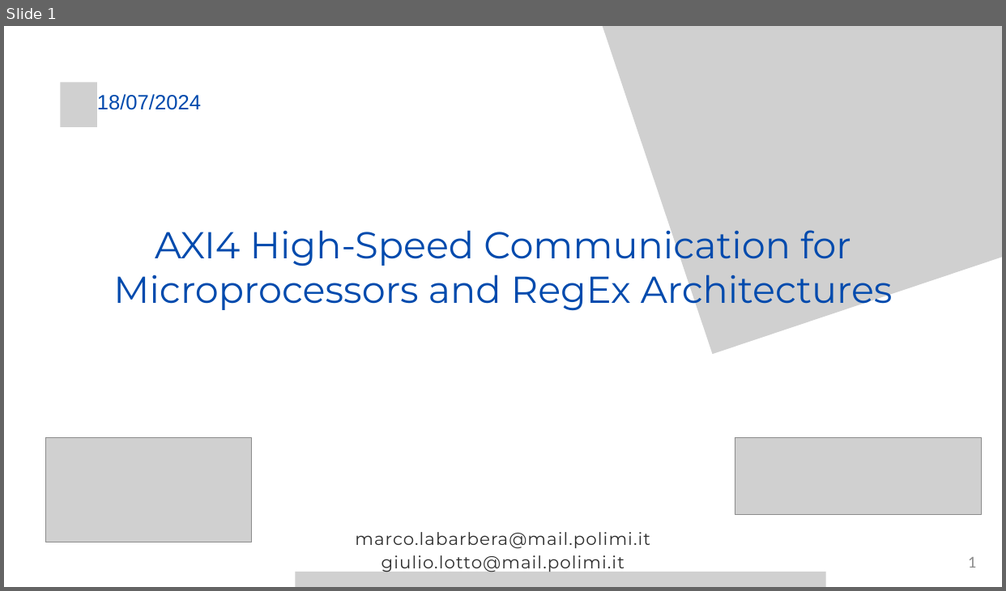
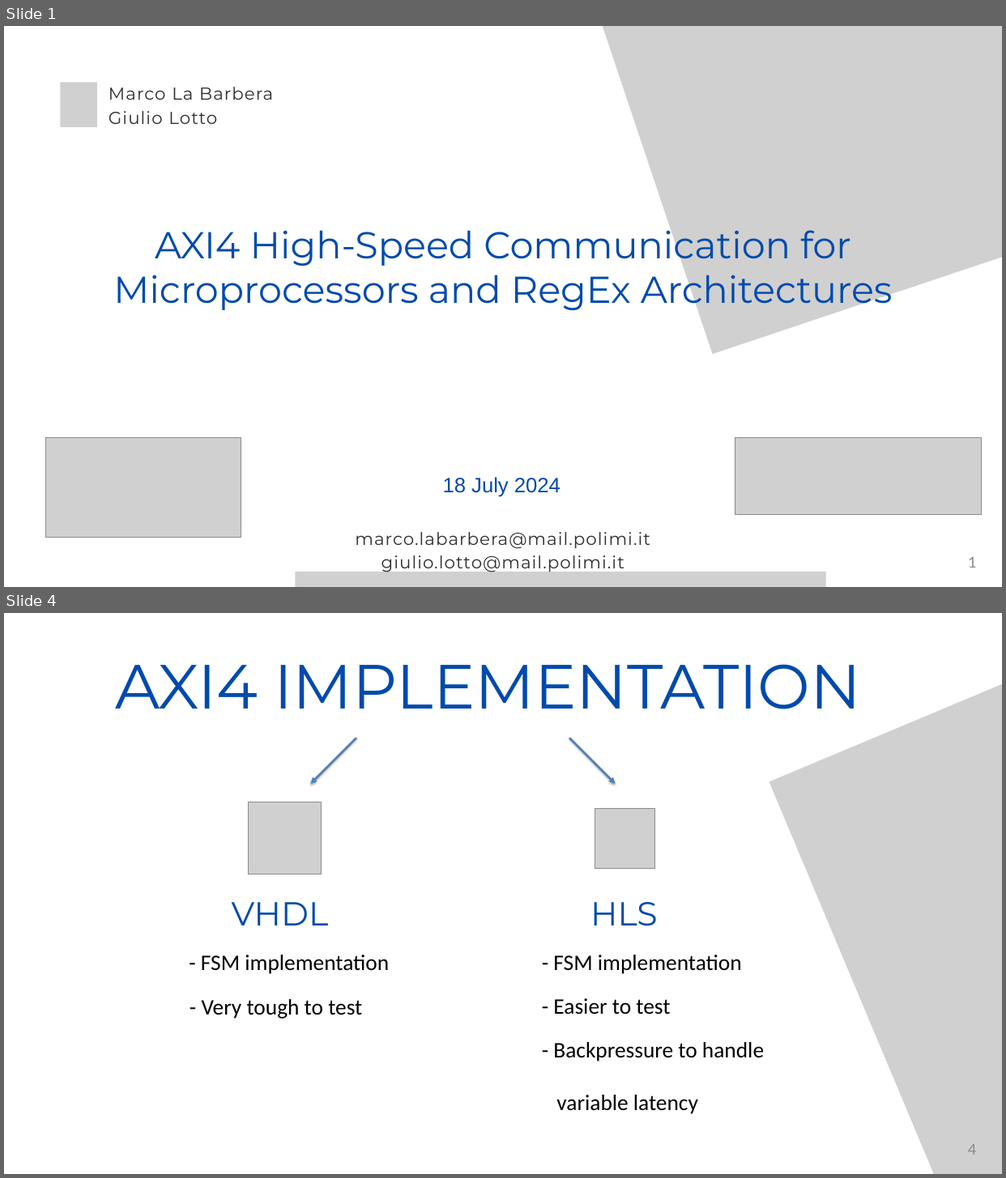
Before and after one commit to Marcolbr2001/ACA_PROJECT, a slide deck: ASH_ACA_PWP.pptx. Shown one above the other, each under a label of ours: slide 1 before the commit, slides 1 and 4 after it; the slides between them are not shown. The pictures are 1006x591 and 1006x1178 pixels, drawn with LibreOffice and Linux fonts; fonts in the diff are those of the drawing; grey boxes stand for pictures. Boxes give left, top, right and bottom in pixels: in the first picture for what was removed or moved away, otherwise in the second. Text is boxed around its words. In the diff, an @@ line names an element or a change of style, - is before the commit and + after.

```diff
--- a/ASH_ACA_PWP.pptx
+++ b/ASH_ACA_PWP.pptx
@@ slide 4 added at (4,613,1002,1174), background #FFFFFF @@
@@ picture added at (769,613,1002,1174) @@
@@ text added at (116,664,861,709), 90 pt, text #004AAD @@
+AXI4 IMPLEMENTATION
@@ arrow added from (356, 739) to (310, 784), #4F81BD 3 pt @@
@@ arrow added from (569, 739) to (616, 784), #4F81BD 3 pt @@
@@ picture added at (249,802,321,874) @@
@@ picture added at (595,808,655,868) @@
@@ text added at (232,902,329,926), 48 pt, text #004AAD @@
+VHDL
@@ text added at (590,902,657,926), 48 pt, text #004AAD @@
+HLS
@@ text added at (201,955,389,974), 32 pt, text #000000 @@
+- FSM implementation
@@ text added at (553,955,742,974), 32 pt, text #000000 @@
+- FSM implementation
@@ text added at (202,999,362,1019), 32 pt, text #000000 @@
+- Very tough to test
@@ text added at (553,999,670,1015), 32 pt, text #000000 @@
+- Easier to test
@@ text added at (553,1042,764,1114), 32 pt, text #000000 @@
+- Backpressure to handle
+variable latency
@@ page number added at (968,1144,976,1155), 24 pt, text #8C8C8C @@
+4
@@ slide 1 changed as well @@
@@ text added at (108,87,273,124), 25 pt, text #2E2E2E @@
+Marco La Barbera
+Giulio Lotto
@@ picture: place and size @@
-picture at (45,437,251,543)
+picture at (45,437,241,537)
@@ text at (443,477,560,497): text changed @@
-18/07/2024
+18 July 2024
```
Also in this commit, not shown: 12 other slides changed, 1 other slide added, 16 slides removed.
